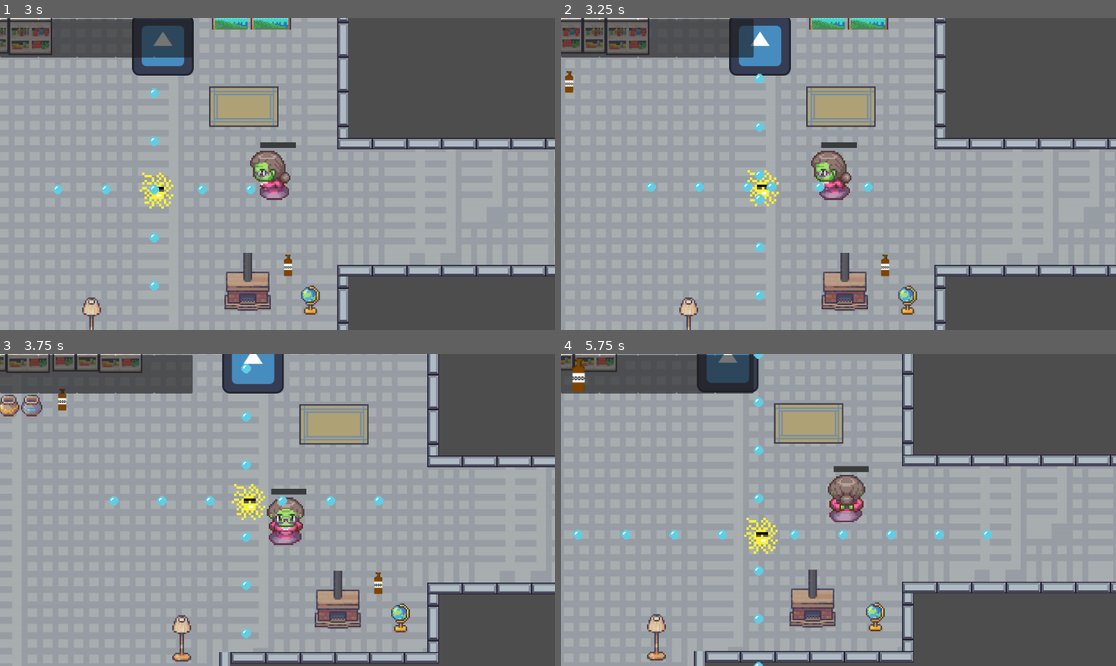
Above: before the commit, frames 1-4 (two rows, left to right).
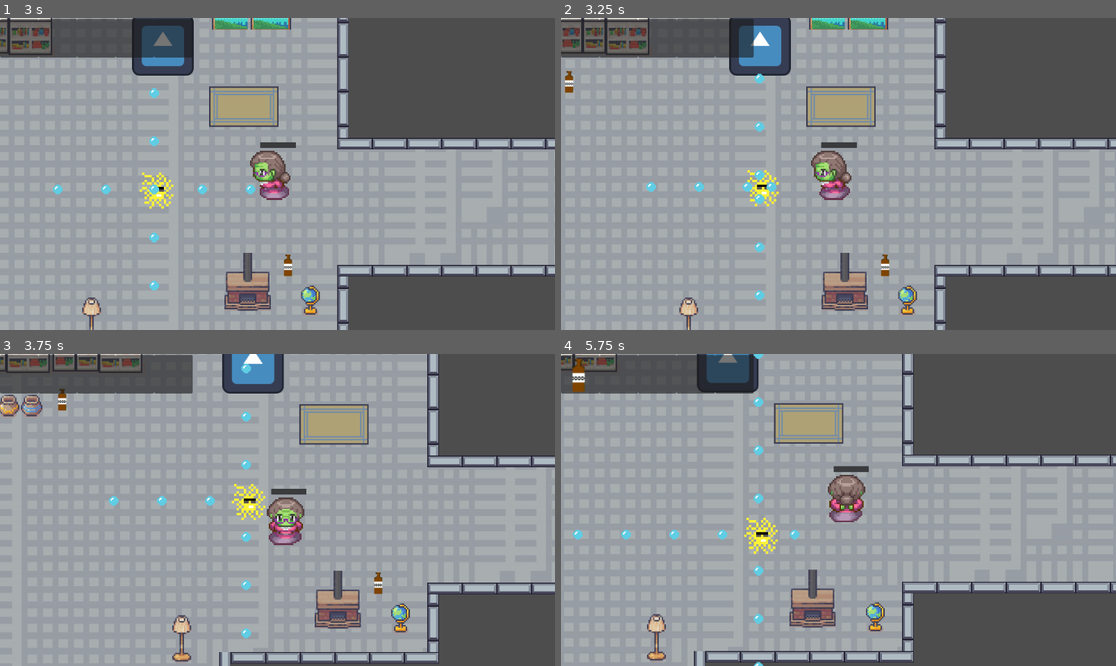
Above: after the commit, the same moments.

Repository: NickPerlich/Deathma
Game: Godot game, scene res://main.tscn
Two runs of this game, one before a commit and one after it. Both use one fixed random seed, a clock stepped at 60 frames per second and the inputs below. The engine's default icon, where the game draws it, is replaced by a stand-in: a white triangle on a blue panel in a dark square.
Inputs (mouse positions are in pixels of both pictures, inside the frame that each line leads up to):
- Up to frame 1 (3 s): move the mouse to (249, 236) at 0.52 s; hold 1 (Slot_1) 0.53-1.28 s; hold W (input_up) 0.53-2.03 s; move the mouse to (444, 220) at 1.27 s; tap 2 (Slot_2) at 1.35 s; move the mouse to (111, 127) at 2.02 s; hold 3 (Slot_3) 2.03-2.78 s; hold A (input_left) from 2.03 s (still down); move the mouse to (305, 174) at 2.77 s; tap 4 (Slot_4) at 2.85 s
- Up to frame 2 (3.25 s): keep holding A (input_left)
- Up to frame 3 (3.75 s): move the mouse to (194, 432) at 3.52 s; release A (input_left) at 3.53 s; hold S (input_down) from 3.53 s (still down); hold 5 (Slot_5) from 3.53 s (still down)
- Up to frame 4 (5.75 s): move the mouse to (960, 494) at 4.27 s; release S (input_down) at 4.28 s; release 5 (Slot_5) at 4.28 s; hold D (input_right) 4.28-5.03 s; click (960, 494) at 4.35 s; move the mouse to (727, 525) at 5.02 s; hold W (input_up) from 5.03 s (still down); hold Right mouse button (shoot) from 5.03 s (still down)

Frame 1 is identical in both runs. In frame 2, less than 0.1% of the frame differs, in the area x 45-57%, y 52-56%; in frame 3, 0.1%; in frame 4, 0.2%, in the area x 49-78%, y 56-60%.
Error in both runs: Invalid access of index '0' on a base object of type: 'Array'. (res://inventory.gd:30)

Commit message:
player and enemy projectiles have collision resolution with eachother

Diff:
--- a/Lab 5 Moving Character/Characters/spit_projectile.tscn
+++ b/Lab 5 Moving Character/Characters/spit_projectile.tscn
@@ -7,6 +7,7 @@
 radius = 5.0
 
 [node name="CharacterBody2D" type="CharacterBody2D"]
+texture_filter = 1
 collision_layer = 2
 collision_mask = 3
 script = ExtResource("1_j20yk")
@@ -14,7 +15,7 @@
 [node name="Sprite2D" type="Sprite2D" parent="."]
 texture = ExtResource("1_l1h2a")
 
-[node name="Area2D" type="Area2D" parent="." groups=["projectile"]]
+[node name="Area2D" type="Area2D" parent="." groups=["enemy_projectile"]]
 
 [node name="CollisionShape2D" type="CollisionShape2D" parent="Area2D"]
 shape = SubResource("CircleShape2D_5o63j")
--- a/Lab 5 Moving Character/Scenes/main_character.gd
+++ b/Lab 5 Moving Character/Scenes/main_character.gd
@@ -116,3 +116,7 @@
 	bulletList.append(bullet)
 
 	pass # Replace with function body.
+
+func _on_area_2d_area_entered(area):
+	if area.is_in_group("enemy_projectile"):
+		print("player damaged")
--- a/Lab 5 Moving Character/Scenes/main_character.tscn
+++ b/Lab 5 Moving Character/Scenes/main_character.tscn
@@ -131,7 +131,7 @@
 [sub_resource type="RectangleShape2D" id="RectangleShape2D_mks2x"]
 size = Vector2(48.6667, 65.3333)
 
-[node name="CharacterBody2D" type="CharacterBody2D" groups=["main_character"]]
+[node name="CharacterBody2D" type="CharacterBody2D"]
 position = Vector2(-40, 8)
 scale = Vector2(3, 3)
 script = ExtResource("1_6hlhd")
@@ -156,8 +156,10 @@
 [node name="Marker2D" type="Marker2D" parent="Node2D"]
 position = Vector2(49.4244, 0.0429707)
 
-[node name="Area2D" type="Area2D" parent="."]
+[node name="Area2D" type="Area2D" parent="." groups=["player"]]
 
 [node name="CollisionShape2D" type="CollisionShape2D" parent="Area2D"]
 position = Vector2(13, -1.33333)
 shape = SubResource("RectangleShape2D_mks2x")
+
+[connection signal="area_entered" from="Area2D" to="." method="_on_area_2d_area_entered"]
--- a/Lab 5 Moving Character/Scripts/projectile_behavior.gd
+++ b/Lab 5 Moving Character/Scripts/projectile_behavior.gd
@@ -7,6 +7,7 @@
 	position.x += delta  * horizontalVelocity
 	position.y += delta * verticalVelocity
 
+
 func _on_area_2d_area_entered(area):
 	if area.is_in_group("player"):
-		queue_free() # Replace with function body.
+		queue_free()
Not shown: 1 places in Lab 5 Moving Character/main.tscn that only renumber resources
